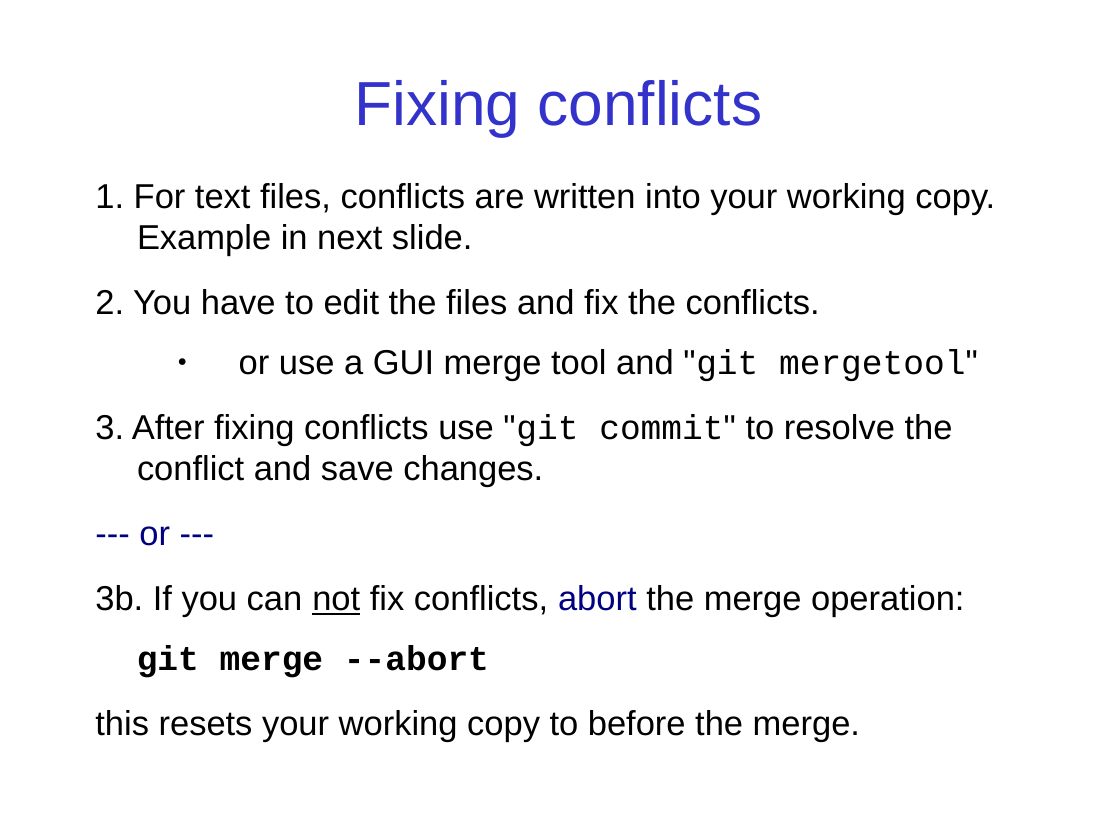
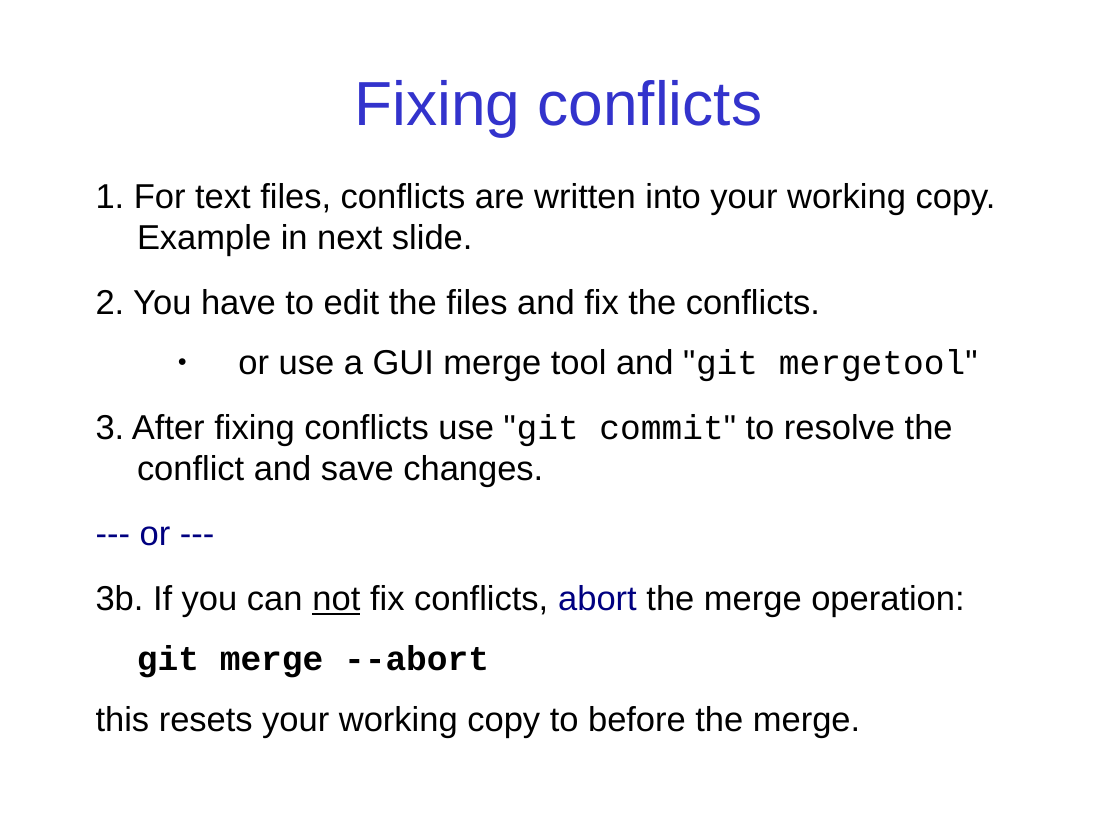
Before and after one commit to cpske/ISP, a slide deck: slide 9 of git/Merge-Practice.ppt (slide 11 before the commit). Drawn at 1120x840 pixels with LibreOffice and Linux fonts; fonts in the diff are those of the drawing. Boxes give left, top, right and bottom in pixels: in the first picture for what was removed or moved away, otherwise in the second. Text is boxed around its words. In the diff, an @@ line names an element or a change of style, - is before the commit and + after.

Commit message:
update slides on merge & pull requests, fix bad link

```diff
--- a/git/Merge-Practice.ppt
+++ b/git/Merge-Practice.ppt
@@ text at (96,349,978,738): indent changed; line spacing 1 to 0.9 @@
```
Also in this commit, not shown: 2 other slides changed, 5 slides added, 5 other files.
